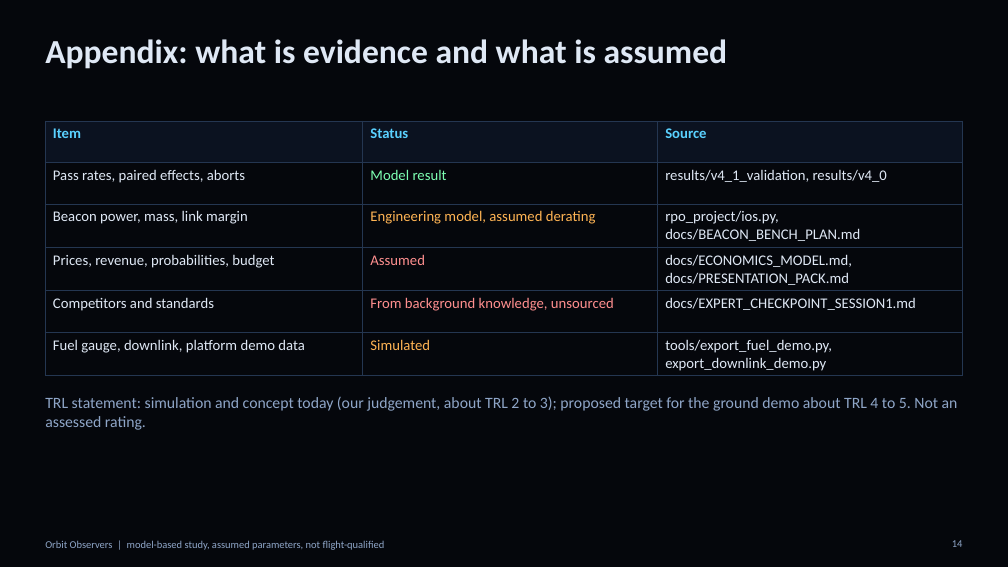
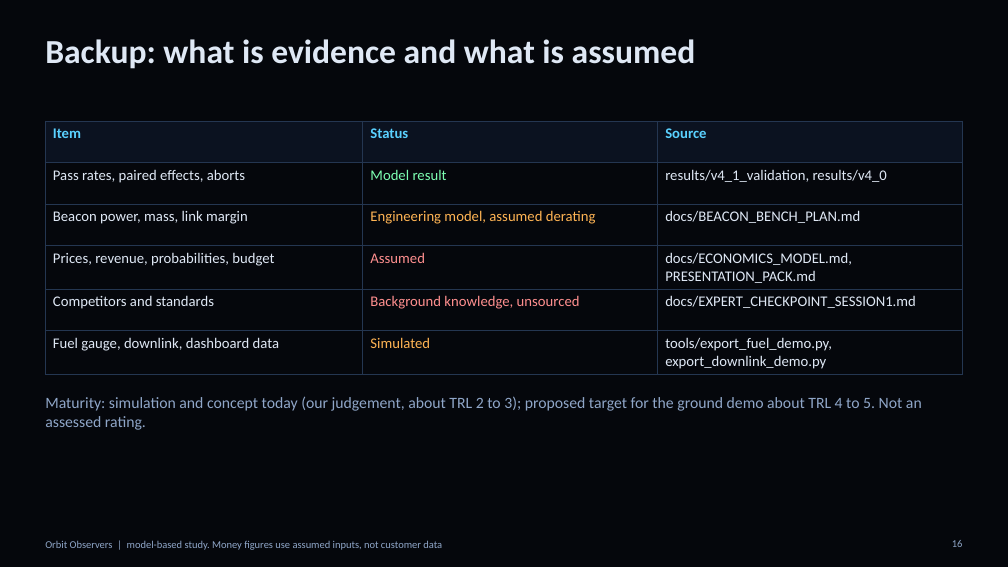
Before and after one commit to Siddharthpatni/Orbit_Observers, a slide deck: slide 16 of docs/presentation/Orbit_Observers_Pitch.pptx (slide 14 before the commit). Drawn at 1008x567 pixels with LibreOffice and Linux fonts; fonts in the diff are those of the drawing. Boxes give left, top, right and bottom in pixels: in the first picture for what was removed or moved away, otherwise in the second. Text is boxed around its words. In the diff, an @@ line names an element or a change of style, - is before the commit and + after.

```diff
--- a/docs/presentation/Orbit_Observers_Pitch.pptx
+++ b/docs/presentation/Orbit_Observers_Pitch.pptx
@@ title at bbox=[45, 39, 696, 69]: text changed @@
-Appendix: what is evidence and what is assumed
+Backup: what is evidence and what is assumed
@@ table at bbox=[45, 121, 963, 373] @@
-row 3, column 3: rpo_project/ios.py, docs/BEACON_BENCH_PLAN.md
+row 3, column 3: docs/BEACON_BENCH_PLAN.md
-row 4, column 3: docs/ECONOMICS_MODEL.md, docs/PRESENTATION_PACK.md
+row 4, column 3: docs/ECONOMICS_MODEL.md, PRESENTATION_PACK.md
-row 5, column 2: From background knowledge, unsourced
+row 5, column 2: Background knowledge, unsourced
-row 6, column 1: Fuel gauge, downlink, platform demo data
+row 6, column 1: Fuel gauge, downlink, dashboard data
@@ text at bbox=[45, 396, 922, 430]: text changed @@
-TRL statement: simulation and concept today (our judgement, about TRL 2 to 3); proposed target for the ground demo about TRL 4 to 5. Not an assessed rating.
+Maturity: simulation and concept today (our judgement, about TRL 2 to 3); proposed target for the ground demo about TRL 4 to 5. Not an assessed rating.
@@ text at bbox=[45, 540, 442, 550]: text changed @@
-Orbit Observers | model-based study, assumed parameters, not flight-qualified
+Orbit Observers | model-based study. Money figures use assumed inputs, not customer data
@@ page number at bbox=[952, 540, 963, 547]: text changed @@
-14
+16
```
Also in this commit, not shown: 6 other slides changed, 9 slides added, 7 slides removed, 6 other files.
